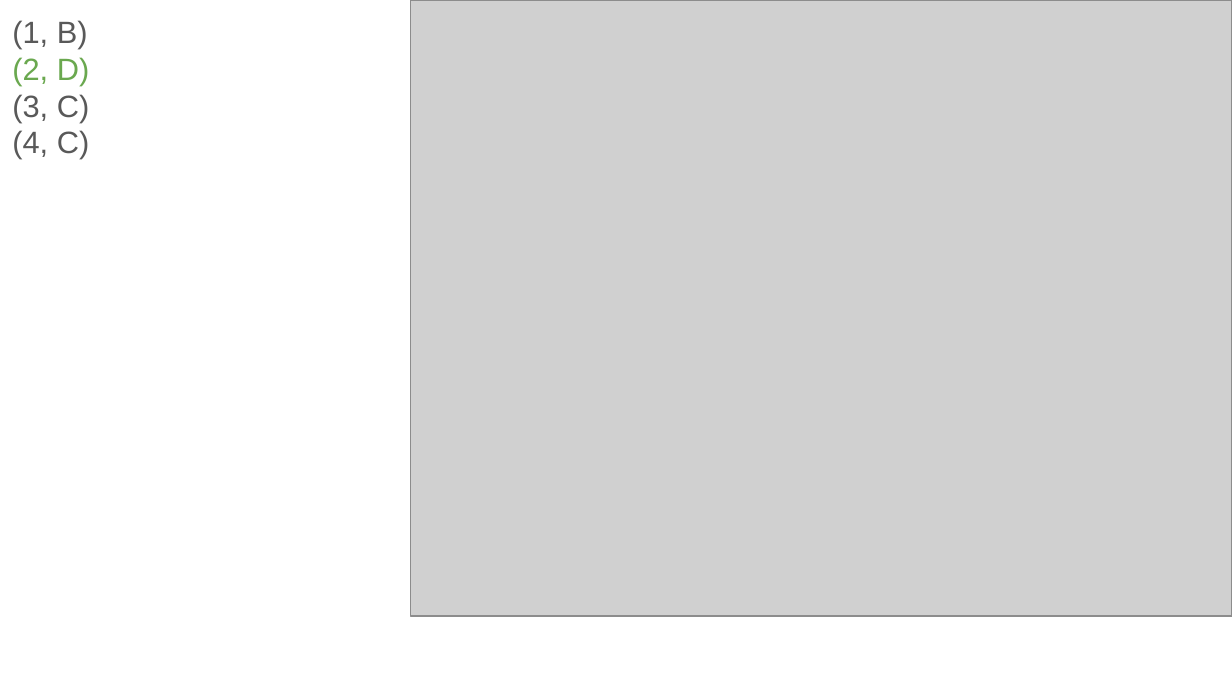
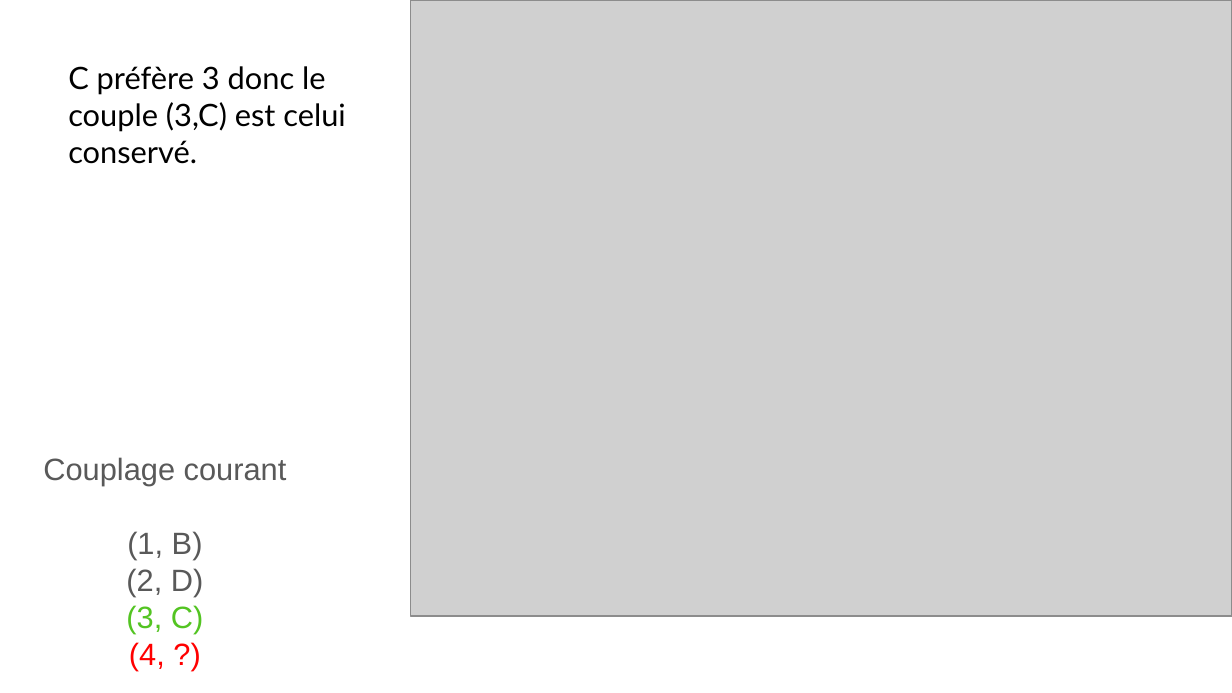
Before and after one commit to karimizerx/stable.roommates.problem, a slide deck: slide 11 of annexe.pptx (slide 6 before the commit). Drawn at 1232x693 pixels with LibreOffice and Linux fonts; fonts in the diff are those of the drawing; grey boxes stand for pictures. Boxes give left, top, right and bottom in pixels: in the first picture for what was removed or moved away, otherwise in the second. Text is boxed around its words. In the diff, an @@ line names an element or a change of style, - is before the commit and + after.

```diff
--- a/annexe.pptx
+++ b/annexe.pptx
@@ text added at [68,66,346,164], 18 pt, text #000000 @@
+C préfère 3 donc le couple (3,C) est celui conservé.
@@ text "Couplage courant": place and size @@
-text "Couplage courant" at [12,20,89,159]
+text "Couplage courant" at [43,457,287,671]
@@ text at [43,457,287,486]: paragraph added @@
+Couplage courant
@@ text at [126,531,203,634]: text colour #6AA84F to #595959 in "(2, D)"; text colour #595959 to #53C422 in "(3, C)"; alignment left to centre @@
@@ text at [129,642,165,671]: text changed; text colour #595959 to #FF0000 @@
-(4, C)
+(4, ?)
```
Also in this commit, not shown: 40 other slides changed, 8 slides added, 5 slides removed, 1 other file.
